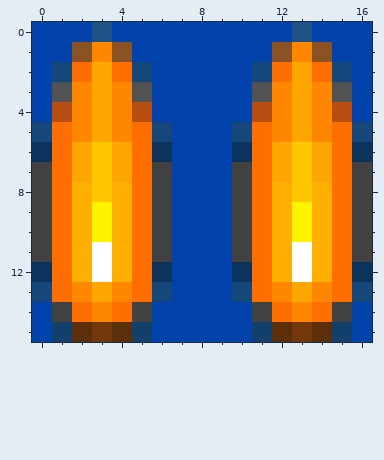
Edited in one commit: pixel-art sprite (ShootThemUp/sprites/doublePetitLaser.png). Above: the version before the commit.
The file is 17x16 pixels. Colours within 5 levels of each other are drawn and written as one.
And afterwards:
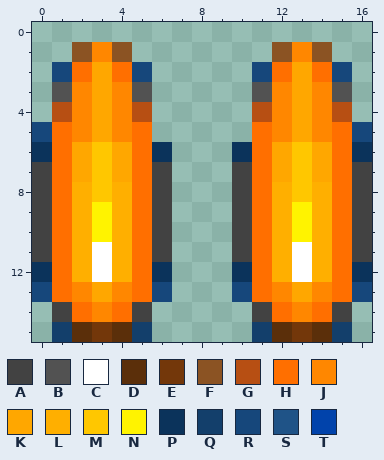
Palette (. is transparent): A #424242  B #525252  C #ffffff  D #5b2f0a  E #73370a  F #8b5323  G #b74f13  H #ff6f00  J #ff8700  K #ffa700  L #ffaf00  M #ffc700  N #fff300  P #0b335b  Q #133f6b  R #16477b  S #1f5387  T #0143ab
Diff:
@@ x 0..16 @@
- 0 TTTSTTTTTTTTTSTTT
- 1 TTFJFTTTTTTTFJFTT
- 2 TRHKHRTTTTTRHKHRT
- 3 TBJKJBTTTTTBJKJBT
- 4 TGJKJGTTTTTGJKJGT
- 5 RHJKJHRTTTRHJKJHR
- 6 PHKMKHPTTTPHKMKHP
- 7 AHKMKHATTTAHKMKHA
- 8 AHLMLHATTTAHLMLHA
- 9 AHLNLHATTTAHLNLHA
-10 AHLNLHATTTAHLNLHA
-11 AHLCLHATTTAHLCLHA
-12 PHLCLHPTTTPHLCLHP
-13 RHJKJHRTTTRHJKJHR
-14 TAHJHATTTTTAHJHAT
-15 TQDEDQTTTTTQDEDQT
+ 0 .................
+ 1 ..FJF.......FJF..
+ 2 .RHKHR.....RHKHR.
+ 3 .BJKJB.....BJKJB.
+ 4 .GJKJG.....GJKJG.
+ 5 RHJKJH.....HJKJHR
+ 6 PHKMKHP...PHKMKHP
+ 7 AHKMKHA...AHKMKHA
+ 8 AHLMLHA...AHLMLHA
+ 9 AHLNLHA...AHLNLHA
+10 AHLNLHA...AHLNLHA
+11 AHLCLHA...AHLCLHA
+12 PHLCLHP...PHLCLHP
+13 RHJKJHR...RHJKJHR
+14 .AHJHA.....AHJHA.
+15 .QDEDQ.....QDEDQ.
Boxes around the changes in both pictures, in picture pixels (x1, y1, x2, y2):
erased: (32, 22, 372, 342)
